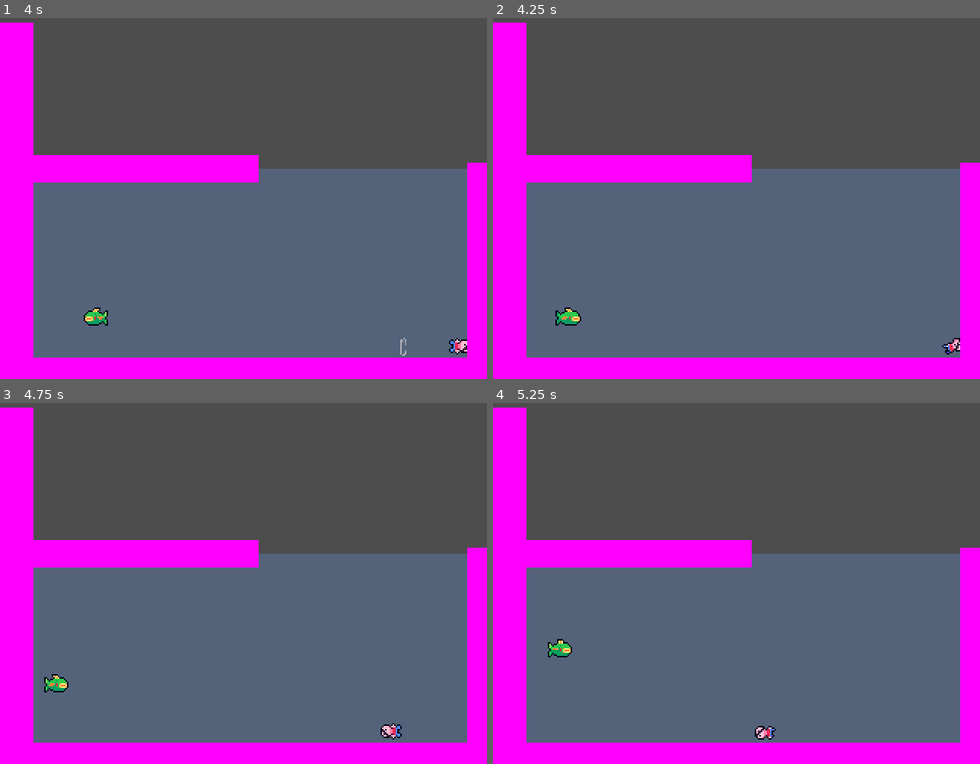
Above: before the commit, frames 1-4 (two rows, left to right).
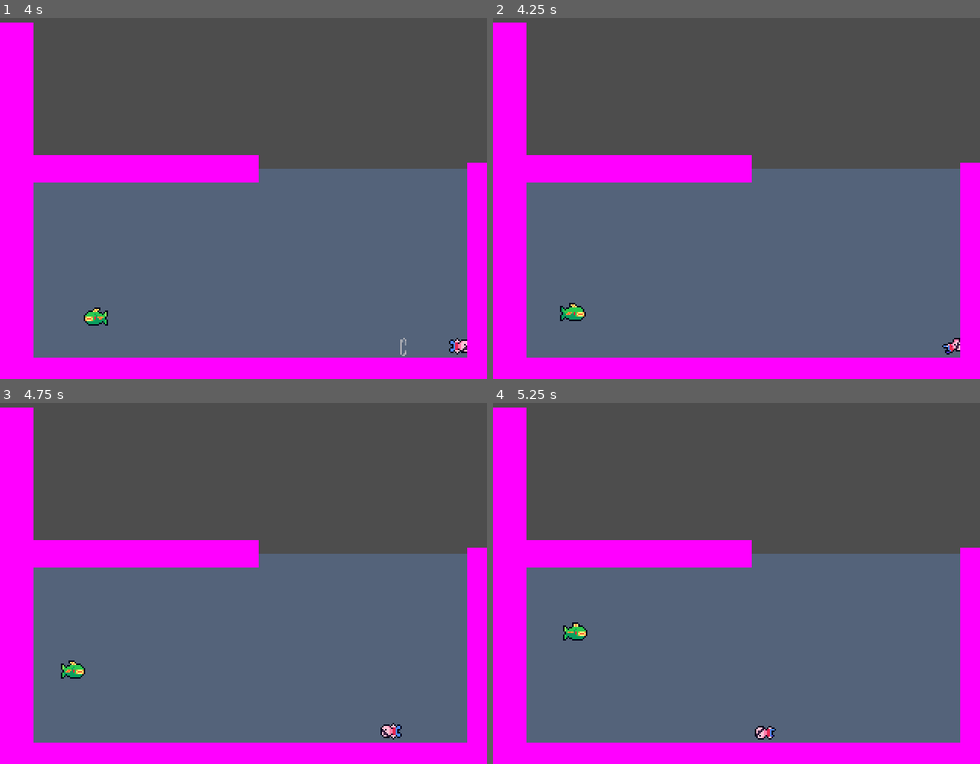
Above: after the commit, the same moments.

Repository: lilyyllyyllyly/PirateGame
Game: Godot game, scene res://Scenes/main.tscn
Two runs of this game, one before a commit and one after it. Both use one fixed random seed, a clock stepped at 60 frames per second and the inputs below.
Inputs:
- Up to frame 1 (4 s): hold D (right) 0.53-2.03 s; tap Space (jump) at 0.77, 1.52, 3.02, 3.77 s; hold A (left) 2.03-2.78 s; hold D (right) from 2.78 s (still down)
- Up to frame 2 (4.25 s): keep holding D (right)
- Up to frame 3 (4.75 s): release D (right) at 4.28 s; hold A (left) from 4.28 s (still down); tap Space (jump) at 4.52 s
- Up to frame 4 (5.25 s): release A (left) at 5.03 s; hold D (right) from 5.03 s (still down)

Frame 1 is identical in both runs. In frame 2, 0.3% of the frame differs, in the area x 12-20%, y 78-86%; in frame 3, 0.4%; in frame 4, 0.4%, in the area x 11-20%, y 60-71%.

Commit message:
Visualize fish path resource on editor

Diff:
--- a/Scenes/Fish.tscn
+++ b/Scenes/Fish.tscn
@@ -11,6 +11,7 @@
 [ext_resource type="Script" path="res://Scripts/Input/PathInput.gd" id="9_g7ymi"]
 [ext_resource type="Script" path="res://Scripts/Animation/Enemies/GreenFishAnimation.gd" id="9_lrugc"]
 [ext_resource type="Script" path="res://Scripts/Movement/Calculators/WaterMovement.gd" id="9_ok81n"]
+[ext_resource type="Script" path="res://Scripts/PathVisualizer.gd" id="12_xryyl"]
 
 [sub_resource type="CircleShape2D" id="CircleShape2D_hul5d"]
 radius = 5.0
@@ -54,7 +55,7 @@
 }
 script = ExtResource("9_lrugc")
 sprite = NodePath("../Sprite2D")
-input = NodePath("../WaterMovement/PathInput")
+input = NodePath("../PathInput")
 
 [node name="WaterMovement" type="Node" parent="."]
 script = ExtResource("9_ok81n")
@@ -62,9 +63,13 @@
 water_speed_base = 50.0
 water_speed_max = 50.0
 water_accel = 100.0
-input_path = NodePath("PathInput")
+input_path = NodePath("../PathInput")
 
-[node name="PathInput" type="Node" parent="WaterMovement" node_paths=PackedStringArray("fish")]
+[node name="PathInput" type="Node" parent="." node_paths=PackedStringArray("fish", "path_visualizer")]
 script = ExtResource("9_g7ymi")
-fish = NodePath("../..")
+fish = NodePath("..")
+path_visualizer = NodePath("PathVisualizer")
 dist_threshold = 5.0
+
+[node name="PathVisualizer" type="Node2D" parent="PathInput"]
+script = ExtResource("12_xryyl")
--- a/Scenes/main.tscn
+++ b/Scenes/main.tscn
@@ -12,10 +12,10 @@
 width = 10
 height = 10
 
-[sub_resource type="Resource" id="Resource_7dbd7"]
+[sub_resource type="Resource" id="Resource_xq2rx"]
 resource_local_to_scene = true
 script = ExtResource("4_kopuq")
-points = PackedVector2Array(250, 200, 50, 200, 50, 150, 250, 150)
+points = PackedVector2Array(250, 200, 60, 200, 60, 135, 250, 135)
 
 [node name="Main" type="Node2D"]
 
@@ -73,7 +73,7 @@
 [node name="Fish" parent="." instance=ExtResource("3_x5xep")]
 position = Vector2(250, 200)
 
-[node name="PathInput" parent="Fish/WaterMovement" index="0"]
-path = SubResource("Resource_7dbd7")
+[node name="PathVisualizer" parent="Fish/PathInput" index="0"]
+path = SubResource("Resource_xq2rx")
 
 [editable path="Fish"]
--- a/Scripts/CustomResources/PathResource.gd
+++ b/Scripts/CustomResources/PathResource.gd
@@ -1,6 +1,11 @@
+@tool
 class_name PathResource extends Resource
 
-@export var points : PackedVector2Array
+@export var points : PackedVector2Array:
+	set(value):
+		if points != value:
+			points = value
+			emit_changed()
 
 func _init(p_points = []):
 	points = p_points
--- a/Scripts/Input/PathInput.gd
+++ b/Scripts/Input/PathInput.gd
@@ -1,7 +1,10 @@
 class_name PathInput extends GenericInput
 
 @export var fish: Node2D
-@export var path: PathResource
+
+@export  var path_visualizer: PathVisualizer
+@onready var path = path_visualizer.path
+
 @export var dist_threshold: float
 var curr_point = 0
 
--- /dev/null
+++ b/Scripts/PathVisualizer.gd
@@ -0,0 +1,34 @@
+@tool
+class_name PathVisualizer extends Node2D
+
+@export var path: PathResource:
+	set(value):
+		if path != value:
+			path = value
+			if path: path.changed.connect(on_path_changed)
+			else: queue_redraw()
+
+@export var color: Color = Color(0.0, 1.0, 0.0, 0.5):
+	set(value):
+		if color != value:
+			color = value
+			queue_redraw()
+
+@export var width: float = 1.5:
+	set(value):
+		if width != value:
+			width = value
+			queue_redraw()
+
+@export var show_on_runtime: bool = false:
+	set(value):
+		if show_on_runtime != value:
+			show_on_runtime = value
+			queue_redraw()
+
+func on_path_changed():
+	queue_redraw()
+
+func _draw():
+	if path and path.points.size() >= 2 and (show_on_runtime or Engine.is_editor_hint()):
+		draw_polyline(path.points + PackedVector2Array([path.points[0]]), color, width)
Not shown: 1 places in Scenes/Fish.tscn that only renumber resources
